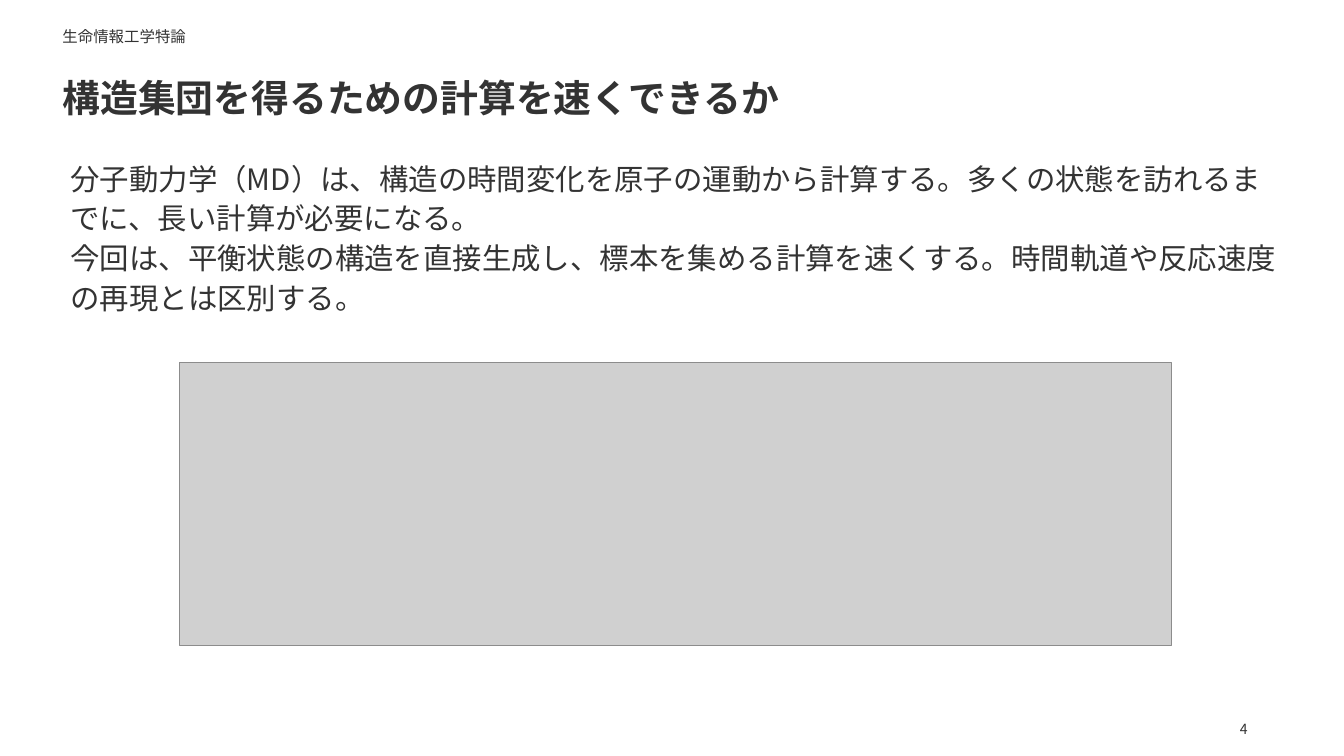
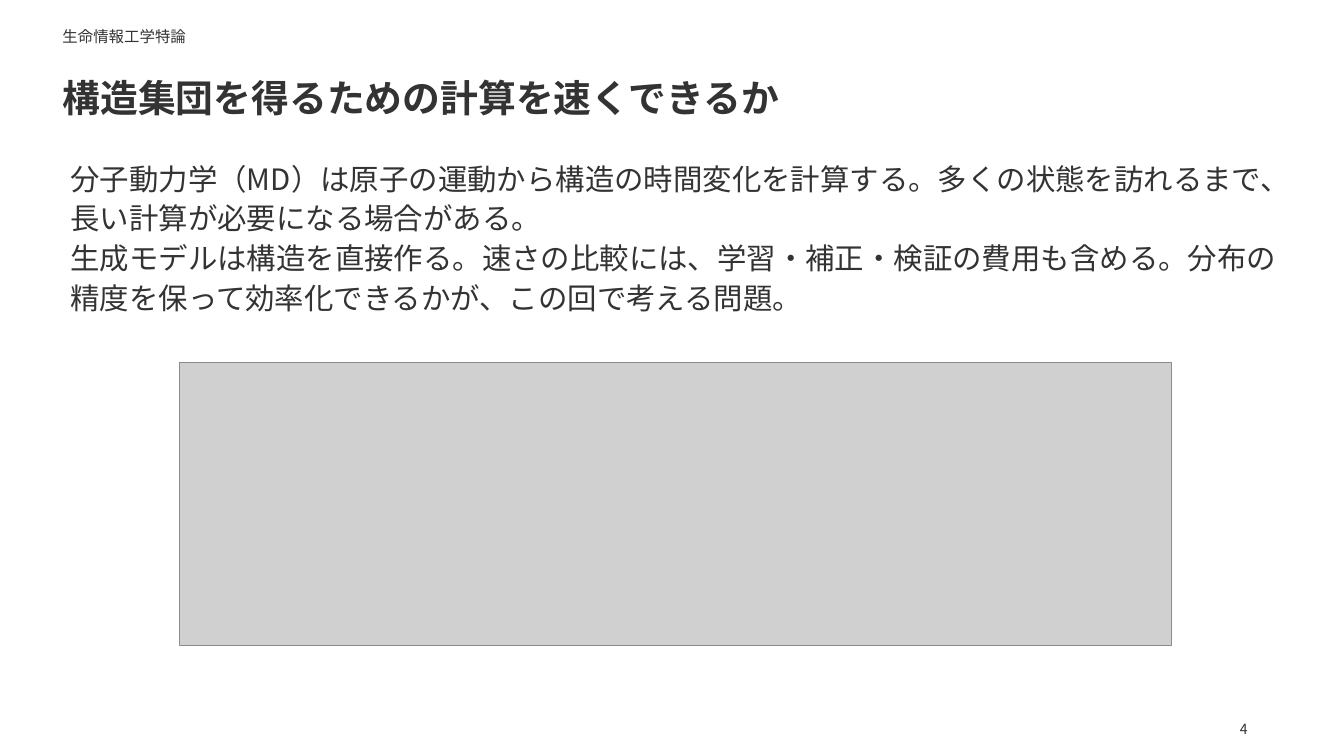
Before and after one commit to matsunagalab/lecture_bioinfo, a slide deck: slide 4 of 13_構造集団を生成するAI/13_構造集団を生成するAI.pptx. Drawn at 1344x756 pixels with LibreOffice and Linux fonts; fonts in the diff are those of the drawing; grey boxes stand for pictures. Boxes give left, top, right and bottom in pixels: in the first picture for what was removed or moved away, otherwise in the second. Text is boxed around its words. In the diff, an @@ line names an element or a change of style, - is before the commit and + after.

```diff
--- a/13_構造集団を生成するAI/13_構造集団を生成するAI.pptx
+++ b/13_構造集団を生成するAI/13_構造集団を生成するAI.pptx
@@ text at bbox=[71, 165, 1290, 312]: text changed @@
-分子動力学（MD）は、構造の時間変化を原子の運動から計算する。多くの状態を訪れるまでに、長い計算が必要になる。
-今回は、平衡状態の構造を直接生成し、標本を集める計算を速くする。時間軌道や反応速度の再現とは区別する。
+分子動力学（MD）は原子の運動から構造の時間変化を計算する。多くの状態を訪れるまで、長い計算が必要になる場合がある。
+生成モデルは構造を直接作る。速さの比較には、学習・補正・検証の費用も含める。分布の精度を保って効率化できるかが、この回で考える問題。
```
Also in this commit, not shown: 3 other slides changed, 16 other files.
